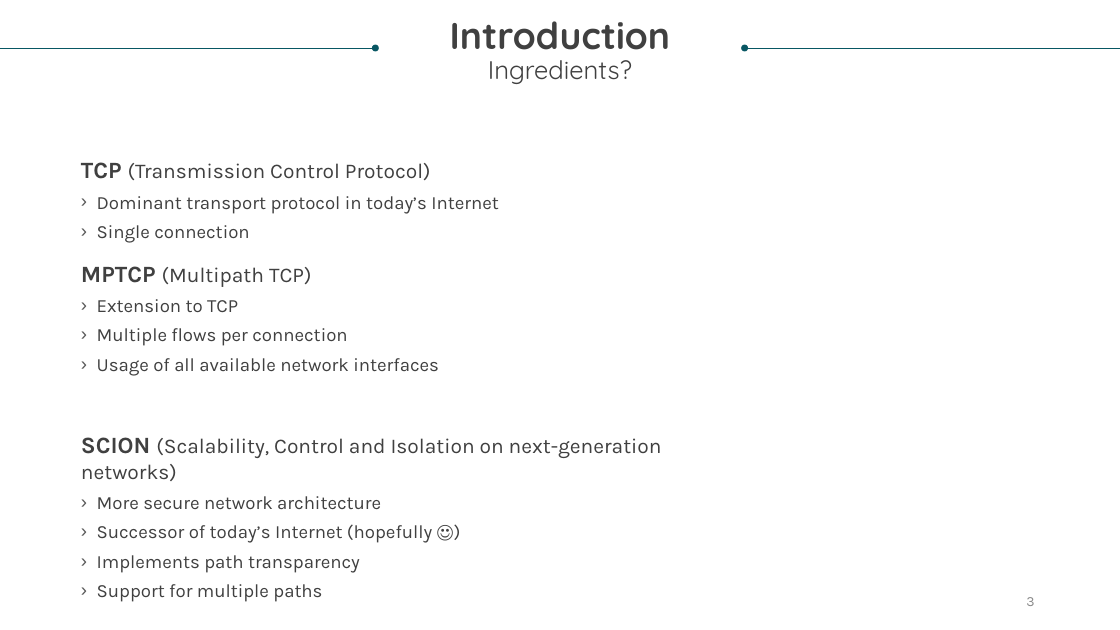
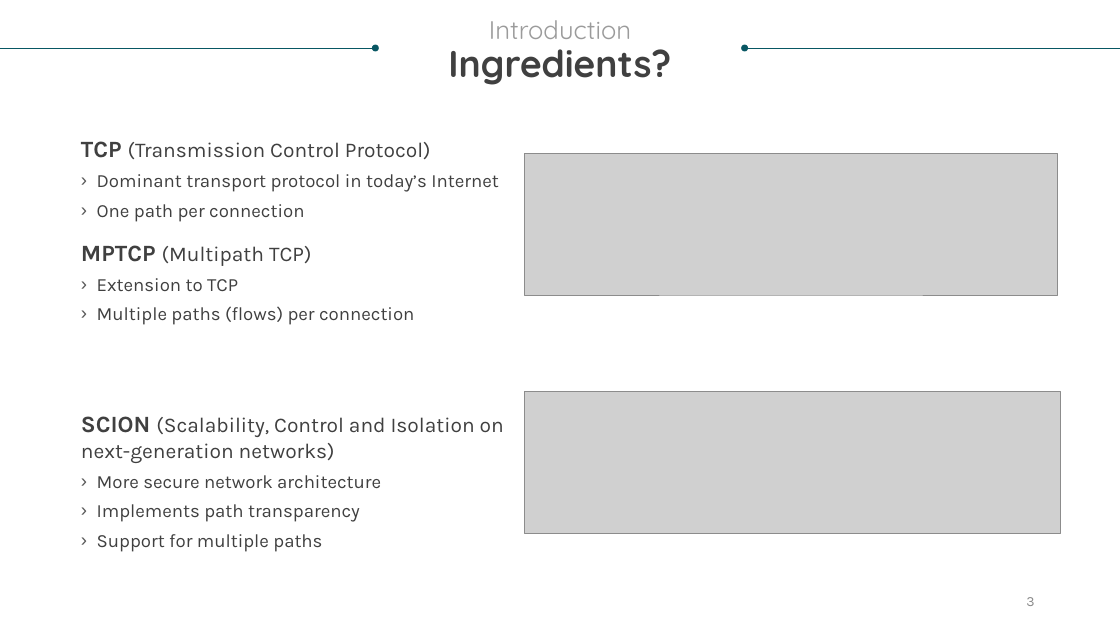
Before and after one commit to fluckmic/shila, a slide deck: slide 3 of presentation/presentation.pptx. Drawn at 1120x630 pixels with LibreOffice and Linux fonts; fonts in the diff are those of the drawing; grey boxes stand for pictures. Boxes give left, top, right and bottom in pixels: in the first picture for what was removed or moved away, otherwise in the second. Text is boxed around its words. In the diff, an @@ line names an element or a change of style, - is before the commit and + after.

Commit message:
work in progress

```diff
--- a/presentation/presentation.pptx
+++ b/presentation/presentation.pptx
@@ text "Introduction" at <box>448,20,671,85</box>: size 32 to 22 pt, text colour #404040 to #9B9B9B, bold off in "Introduction"; size 22 to 32 pt, bold on in "Ingredients?" @@
@@ text "TCP (Transmission Control Protocol)": place and size @@
-text "TCP (Transmission Control Protocol)" at <box>81,162,498,243</box>
+text "TCP (Transmission Control Protocol)" at <box>81,141,498,222</box>
@@ picture added at <box>524,154,1058,295</box> @@
@@ text at <box>97,204,304,222</box>: text changed @@
-› Single connection
+› One path per connection
@@ text "MPTCP (Multipath TCP)": place and size @@
-text "MPTCP (Multipath TCP)" at <box>81,266,439,376</box>
+text "MPTCP (Multipath TCP)" at <box>81,245,414,325</box>
@@ text at <box>97,306,414,325</box>: text changed @@
-› Multiple flows per connection
-› Usage of all available network interfaces
+› Multiple paths (flows) per connection
@@ text "SCION (Scalability, Control and Isolation ...": place and size @@
-text "SCION (Scalability, Control and Isolation ..." at <box>81,437,662,602</box>
+text "SCION (Scalability, Control and Isolation ..." at <box>81,416,504,552</box>
@@ picture added at <box>524,392,1061,534</box> @@
@@ text at <box>97,524,432,543</box>: paragraph removed @@
-› Successor of today’s Internet (hopefully ☺)
```
Also in this commit, not shown: 2 other slides changed.
